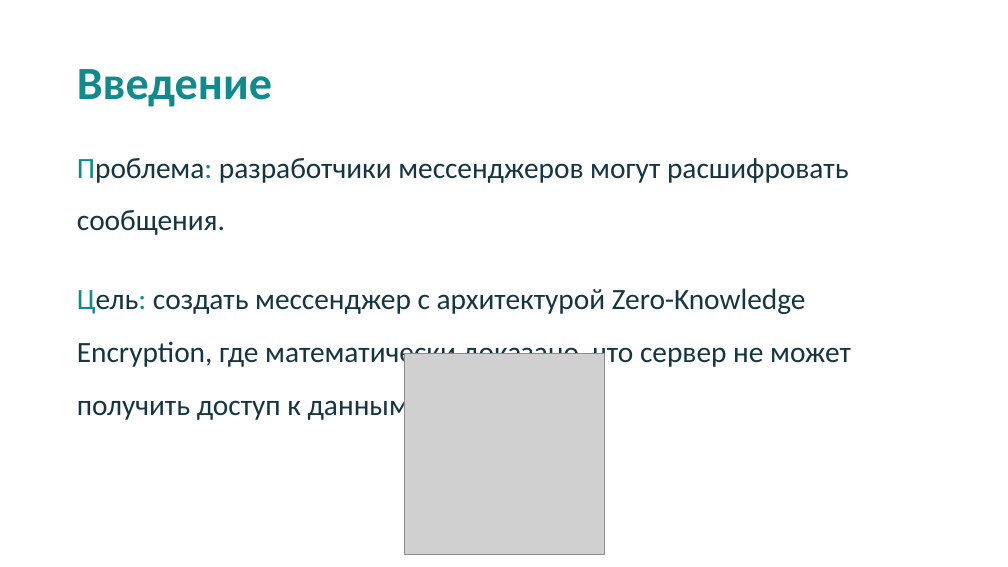
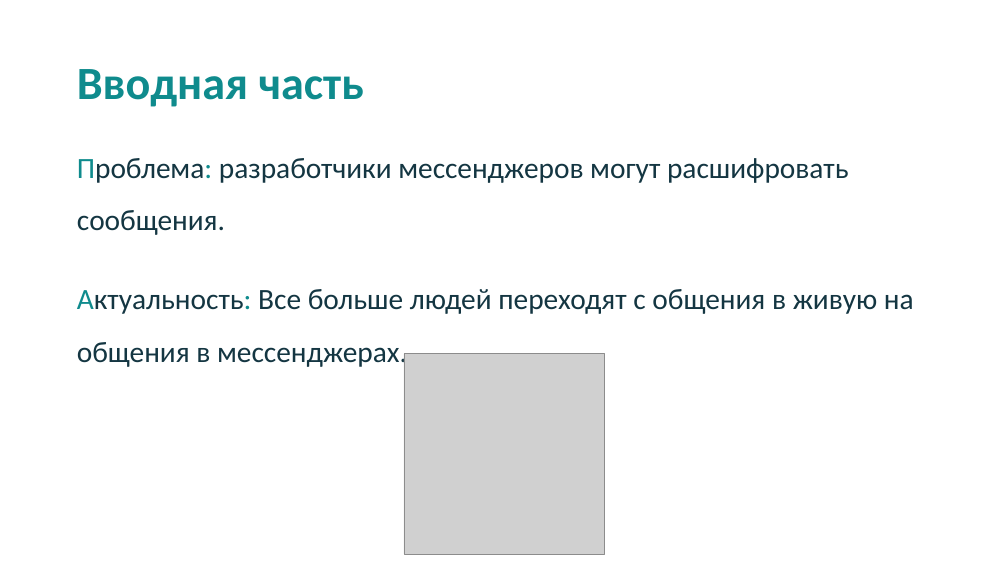
Before and after one commit to Nak1i1/Naki, a slide deck: slide 2 of Мессенджер Naki.pptx. Drawn at 1008x567 pixels with LibreOffice and Linux fonts; fonts in the diff are those of the drawing; grey boxes stand for pictures. Boxes give left, top, right and bottom in pixels: in the first picture for what was removed or moved away, otherwise in the second. Text is boxed around its words. In the diff, an @@ line names an element or a change of style, - is before the commit and + after.

```diff
--- a/Мессенджер Naki.pptx
+++ b/Мессенджер Naki.pptx
@@ title at box(77, 69, 364, 107): text changed @@
-Введение
+Вводная часть
@@ text at box(77, 289, 914, 369): text changed @@
-Цель: создать мессенджер с архитектурой Zero-Knowledge Encryption, где математически доказано, что сервер не может получить доступ к данным.
+Актуальность: Все больше людей переходят с общения в живую на общения в мессенджерах.
```
Also in this commit, not shown: 5 other slides changed, 2 slides added, 5 other files.
